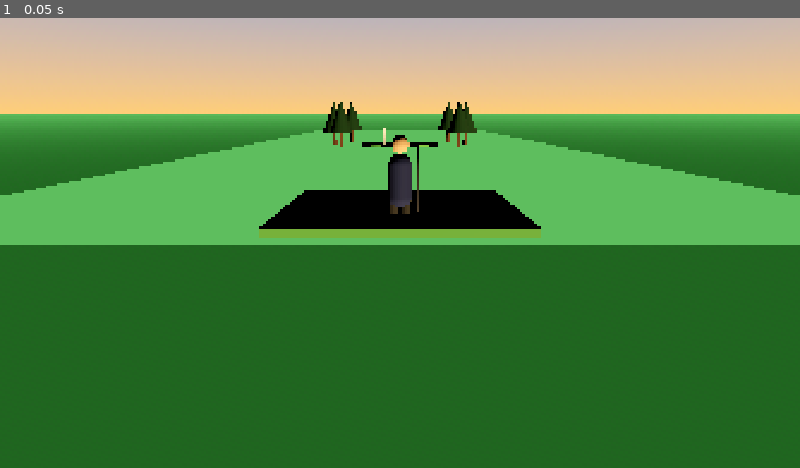
Above: before the commit, frame 1.
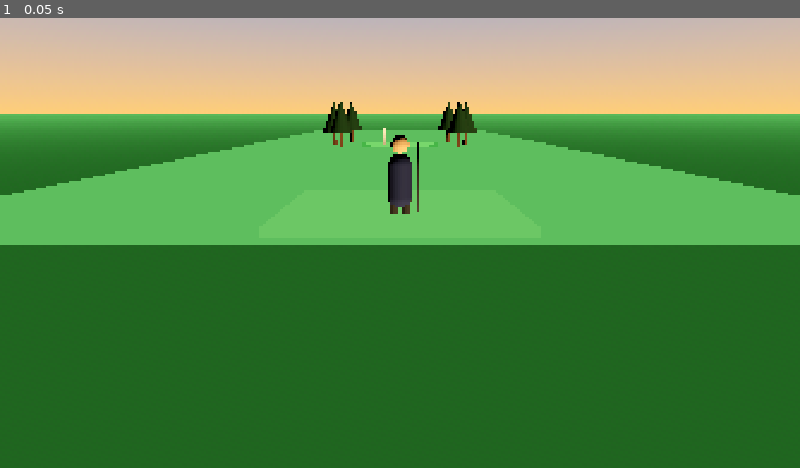
Above: after the commit, the same moment.

Repository: masonwyatt23/mas-golfs
Game: Godot game, scene res://scenes/hole_12.tscn
Same seed, same stepped clock (60 frames per second), same inputs: the game is played once before the commit and once after it.
Inputs:
- Up to frame 1 (0.05 s): no input

The runs differ from the first frame. In frame 1, 3.2% of the frame differs, in the area x 32-68%, y 27-49%.

Commit message:
Godot Hole 12 v17: all horizontal course surfaces unshaded (fairway, green, collar, sand, water) — shaded horizontal faces render black under this sun; flat colors read correctly and the course is presentable

Diff:
--- a/godot/scenes/hole_12.tscn
+++ b/godot/scenes/hole_12.tscn
@@ -14,26 +14,36 @@
 albedo_color = Color(0.32, 0.62, 0.3, 1)
 roughness = 0.9
 metallic = 0.0
+shading_mode = 0
+cull_mode = 2
 
 [sub_resource type="StandardMaterial3D" id="StandardMaterial3D_3"]
 albedo_color = Color(0.35, 0.7, 0.32, 1)
 roughness = 0.9
 metallic = 0.0
+shading_mode = 0
+cull_mode = 2
 
 [sub_resource type="StandardMaterial3D" id="StandardMaterial3D_4"]
 albedo_color = Color(0.22, 0.55, 0.22, 1)
 roughness = 0.9
 metallic = 0.0
+shading_mode = 0
+cull_mode = 2
 
 [sub_resource type="StandardMaterial3D" id="StandardMaterial3D_5"]
 albedo_color = Color(0.85, 0.75, 0.55, 1)
 roughness = 1.0
 metallic = 0.0
+shading_mode = 0
+cull_mode = 2
 
 [sub_resource type="StandardMaterial3D" id="StandardMaterial3D_6"]
 albedo_color = Color(0.1, 0.35, 0.55, 1)
 roughness = 0.15
 metallic = 0.4
+shading_mode = 0
+cull_mode = 2
 
 [sub_resource type="StandardMaterial3D" id="StandardMaterial3D_7"]
 albedo_color = Color(0.35, 0.22, 0.12, 1)
